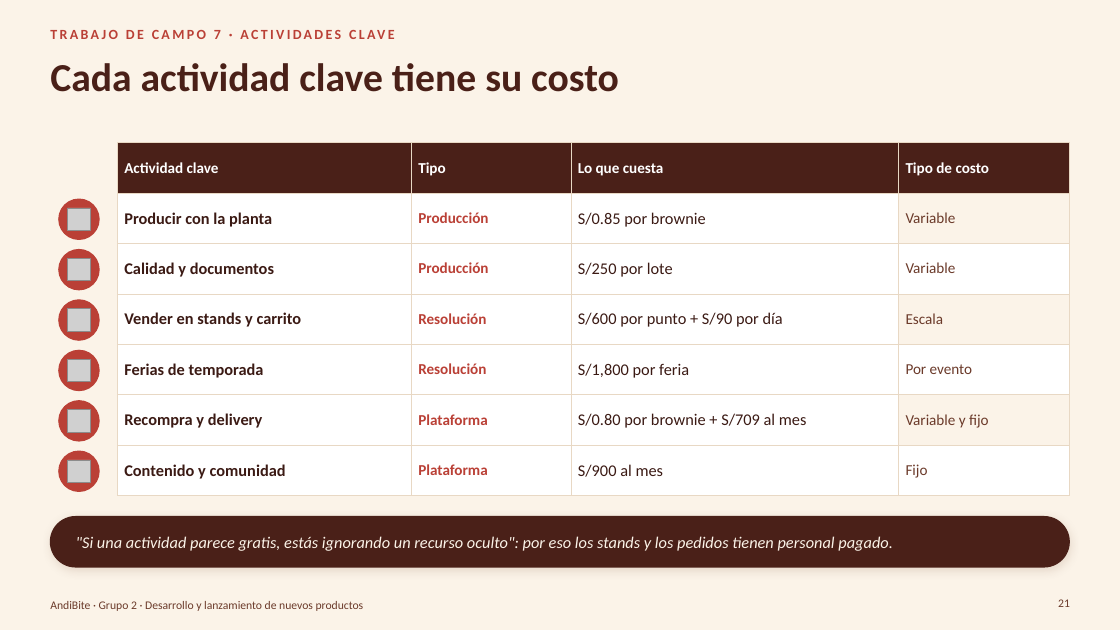
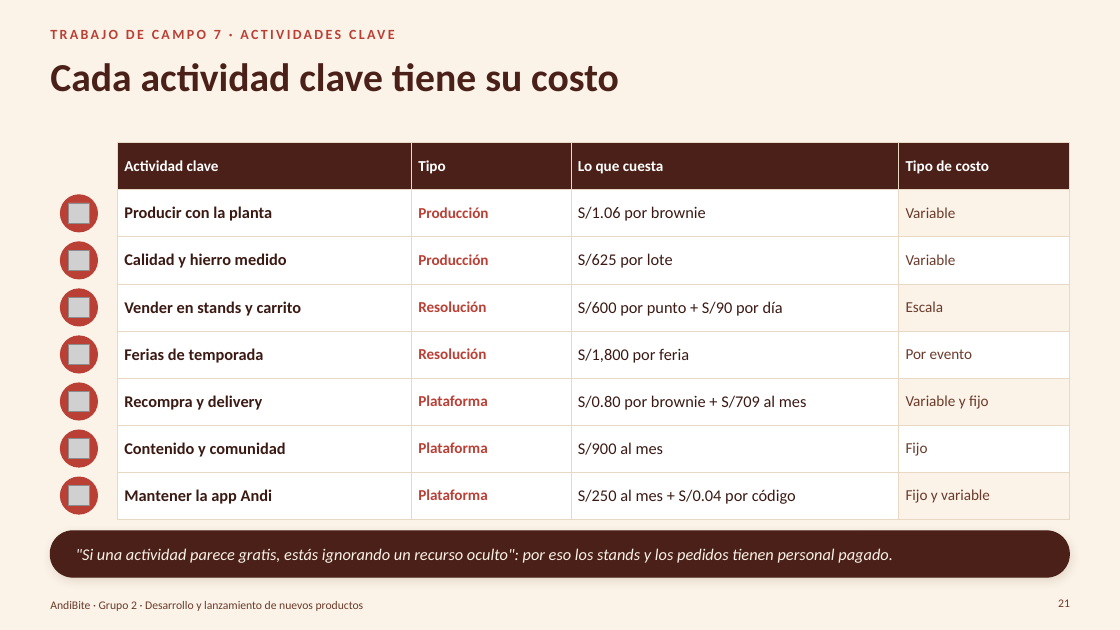
Before and after one commit to Darknow-web/Desarrollo-y-lanzamiento-de-producto-y-marca, a slide deck: slide 21 of 04-reformulacion/TC5-8/TC5-8-AndiBite.pptx. Drawn at 1120x630 pixels with LibreOffice and Linux fonts; fonts in the diff are those of the drawing; grey boxes stand for pictures; background and template pictures are left out. Boxes give left, top, right and bottom in pixels: in the first picture for what was removed or moved away, otherwise in the second. Text is boxed around its words. In the diff, an @@ line names an element or a change of style, - is before the commit and + after.

```diff
--- a/04-reformulacion/TC5-8/TC5-8-AndiBite.pptx
+++ b/04-reformulacion/TC5-8/TC5-8-AndiBite.pptx
@@ table at box(118, 143, 1070, 508) @@
-row 2, column 3: S/0.85 por brownie
+row 2, column 3: S/1.06 por brownie
-row 3, column 1: Calidad y documentos
+row 3, column 1: Calidad y hierro medido
-row 3, column 3: S/250 por lote
+row 3, column 3: S/625 por lote
+row 8: Mantener la app Andi | Plataforma | S/250 al mes + S/0.04 por código | Fijo y variable
@@ ellipse: place and size @@
-ellipse at box(59, 199, 99, 239)
+ellipse at box(60, 195, 97, 232)
@@ picture: place and size @@
-picture at box(68, 208, 91, 231)
+picture at box(69, 203, 90, 224)
@@ 2 pictures, 2 ellipses: place and size @@
-2 pictures, 2 ellipses at box(59, 250, 99, 340)
+2 pictures, 2 ellipses at box(60, 242, 97, 326)
@@ ellipse: place and size @@
-ellipse at box(59, 350, 99, 391)
+ellipse at box(60, 336, 97, 373)
@@ picture: place and size @@
-picture at box(68, 360, 91, 382)
+picture at box(69, 344, 90, 365)
@@ 2 pictures, 1 ellipse: place and size @@
-2 pictures, 1 ellipse at box(59, 401, 99, 483)
+2 pictures, 1 ellipse at box(60, 383, 97, 460)
@@ ellipse: place and size @@
-ellipse at box(59, 451, 99, 492)
+ellipse at box(60, 430, 97, 467)
@@ ellipse added at box(60, 477, 97, 514), fill #BA4036, outline #BA4036 1 pt @@
@@ picture added at box(69, 486, 90, 507) @@
@@ rounded rectangle: place and size @@
-rounded rectangle at box(50, 517, 1070, 567)
+rounded rectangle at box(50, 531, 1070, 577)
@@ rounded rectangle at box(50, 531, 1070, 577): proportions changed @@
@@ text ""Si una actividad parece gratis, ...": place and size @@
-text ""Si una actividad parece gratis, ..." at box(76, 536, 893, 551)
+text ""Si una actividad parece gratis, ..." at box(76, 548, 893, 563)
```
Also in this commit, not shown: 19 other slides changed, 2 slides added, 4 other files.
